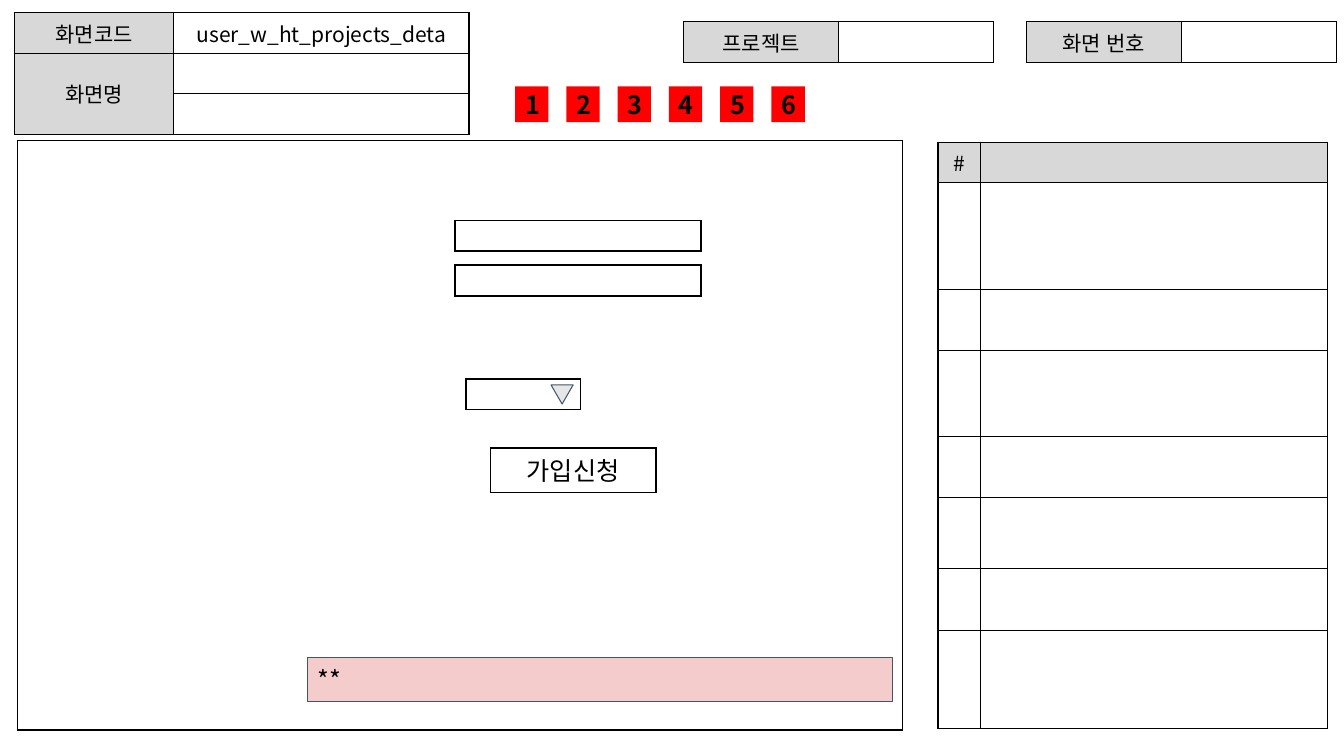
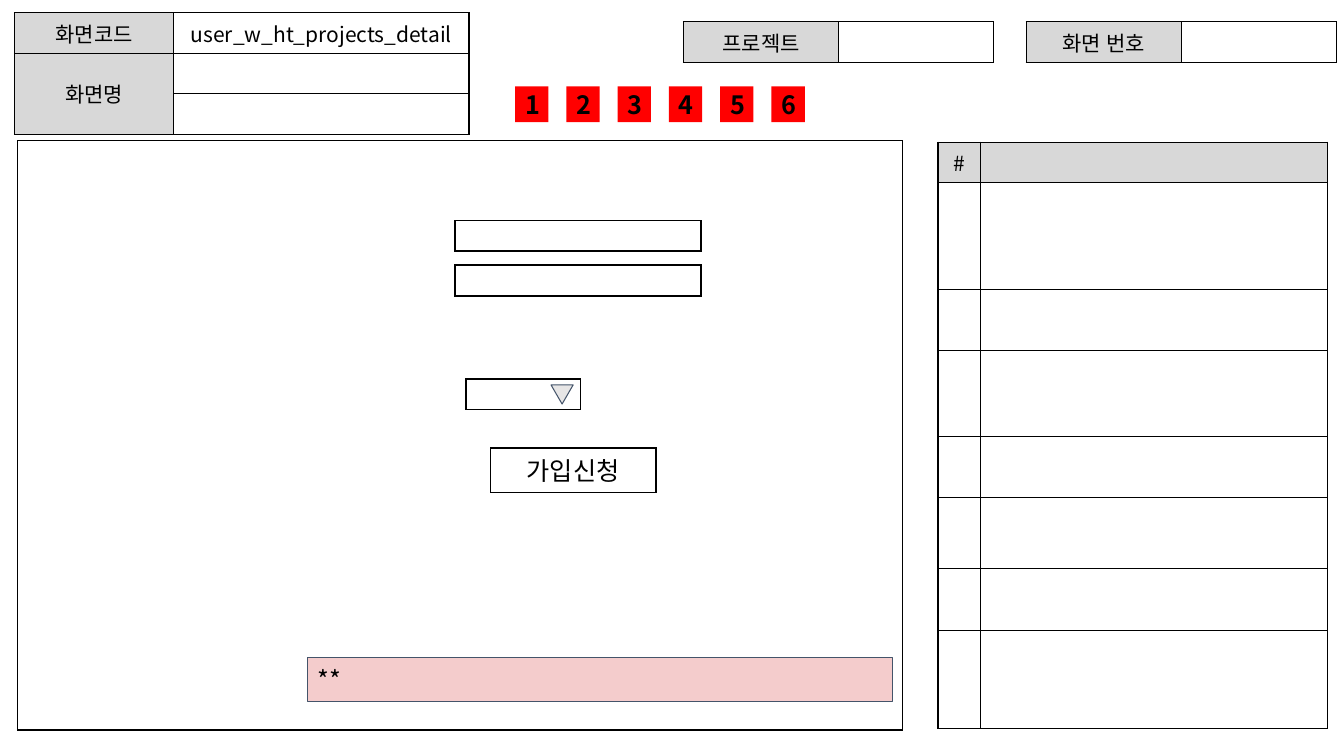
Before and after one commit to ezenteam2/EzenCrowdFunding, a slide deck: slide 6 of project03 화면설계서/project03 - 화면 설계서 - 현태.pptx. Drawn at 1344x756 pixels with LibreOffice and Linux fonts; fonts in the diff are those of the drawing. Boxes give left, top, right and bottom in pixels: in the first picture for what was removed or moved away, otherwise in the second. Text is boxed around its words. In the diff, an @@ line names an element or a change of style, - is before the commit and + after.

```diff
--- a/project03 화면설계서/project03 - 화면 설계서 - 현태.pptx
+++ b/project03 화면설계서/project03 - 화면 설계서 - 현태.pptx
@@ table at bbox=[14, 13, 469, 119] @@
-row 1, column 2: user_w_ht_projects_deta
+row 1, column 2: user_w_ht_projects_detail
```
Also in this commit, not shown: 4 other slides changed, 1 other file.
